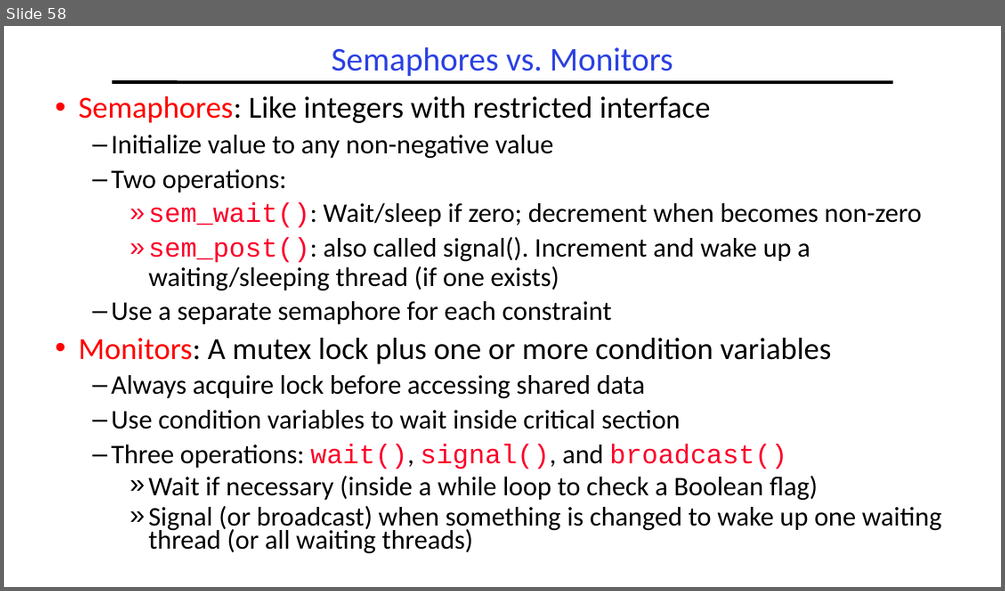
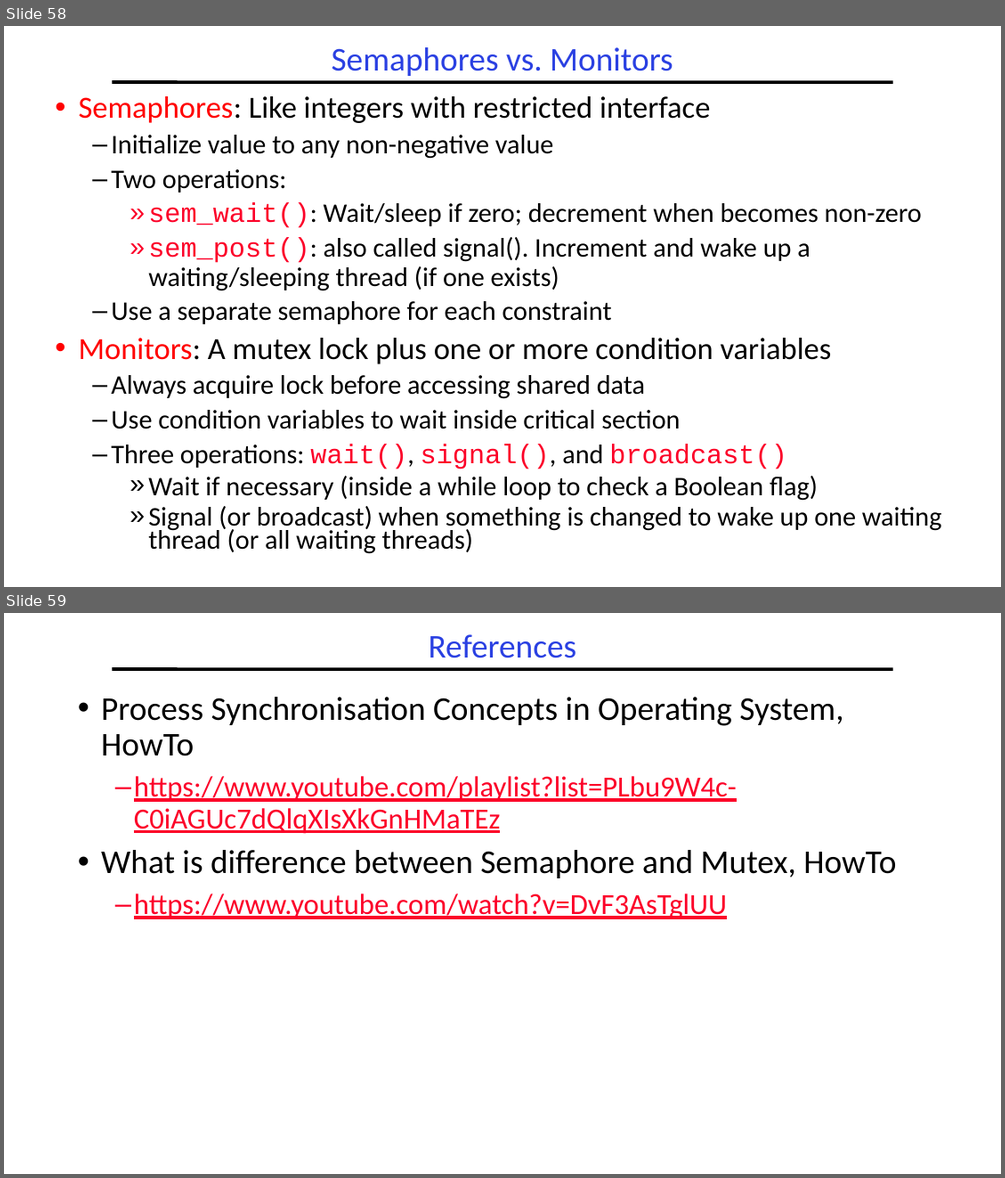
Before and after one commit to guhofstra/CSC256Fa25, a slide deck: PPTs/L3-Synchronization.pptx. Shown one above the other, each under a label of ours: slide 58 before the commit, slides 58 and 59 after it. The pictures are 1005x591 and 1005x1178 pixels, drawn with LibreOffice and Linux fonts; fonts in the diff are those of the drawing. Boxes give left, top, right and bottom in pixels: in the first picture for what was removed or moved away, otherwise in the second. Text is boxed around its words. In the diff, an @@ line names an element or a change of style, - is before the commit and + after.

```diff
--- a/PPTs/L3-Synchronization.pptx
+++ b/PPTs/L3-Synchronization.pptx
@@ slide 59 added at bbox=[4, 613, 1001, 1174], background #FFFFFF; not listed: 1 template element that a slide beside it also shows @@
@@ title added at bbox=[429, 634, 577, 658], 32 pt, text #2A40E2 @@
+References
@@ text added at bbox=[101, 697, 896, 919], 28 pt, text #FC0128, underline @@
+• Process Synchronisation Concepts in Operating System, HowTo
+  – https://www.youtube.com/playlist?list=PLbu9W4c-C0iAGUc7dQlqXIsXkGnHMaTEz
+• What is difference between Semaphore and Mutex, HowTo
+  – https://www.youtube.com/watch?v=DvF3AsTglUU
```
Also in this commit, not shown: 2 other files.
